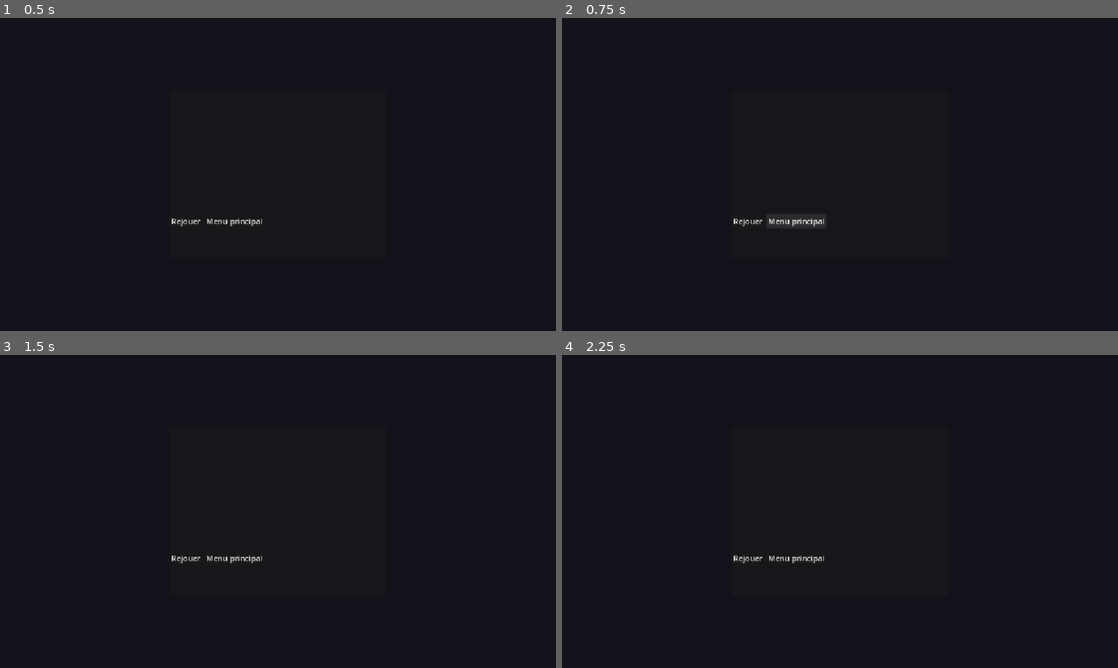
Above: before the commit, frames 1-4 (two rows, left to right).
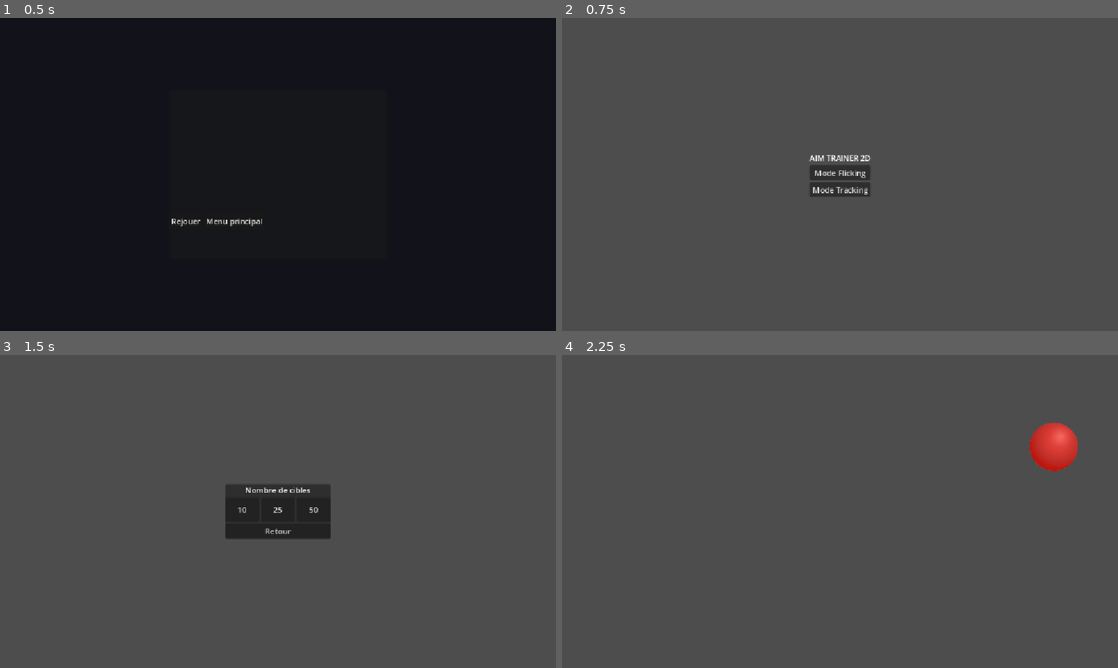
Above: after the commit, the same moments.

Repository: enflak3/trace-x
Game: Godot game, scene res://resultscreen.tscn
Two runs of this game, one before a commit and one after it. Both use one fixed random seed, a clock stepped at 60 frames per second and the inputs below. This scene is started directly instead of the project's main scene.
Inputs (mouse positions are in pixels of both pictures, inside the frame that each line leads up to):
- Up to frame 1 (0.5 s): no input
- Up to frame 2 (0.75 s): click "Menu principal" at 0.5 s
- Up to frame 3 (1.5 s): click (278, 508) at 1.25 s, where only the run after the commit has a clickable "Mode Flicking"
- Up to frame 4 (2.25 s): click (806, 508) at 2 s, where only the run after the commit has a clickable "10"

Frame 1 is identical in both runs. In frame 2, 99% of the frame differs, in the area x 0-100%, y 0-100%; in frame 3, 97%; in frame 4, 100%.

Commit message:
Correction main_menu.tscn
Correction du chargement et du parsing de la scène par Godot

Diff:
--- a/main_menu.tscn
+++ b/main_menu.tscn
@@ -1,8 +1,44 @@
-[node name="BtnBack" type="Button" parent="FlickSelectPanel/VBoxContainer" unique_id=1545175015]
+[gd_scene format=3 uid="uid://cs4vtsvd807ms"]
+
+[ext_resource type="Script" uid="uid://c614wg7dau8a8" path="res://main_menu.gd" id="1_06t4h"]
+
+[node name="MainMenu" type="Control"]
+layout_mode = 3
+anchors_preset = 15
+anchor_right = 1.0
+anchor_bottom = 1.0
+grow_horizontal = 2
+grow_vertical = 2
+script = ExtResource("1_06t4h")
+
+[node name="VBoxContainer" type="VBoxContainer" parent="."]
+layout_mode = 1
+anchors_preset = 8
+anchor_left = 0.5
+anchor_top = 0.5
+anchor_right = 0.5
+anchor_bottom = 0.5
+offset_left = -4.0
+offset_top = -23.5
+offset_right = 4.0
+offset_bottom = 23.5
+grow_horizontal = 2
+grow_vertical = 2
+
+[node name="Label" type="Label" parent="VBoxContainer"]
 layout_mode = 2
-text = "Retour"
+text = "AIM TRAINER 2D"
+horizontal_alignment = 1
 
-[node name="TrackingSelectPanel" type="PanelContainer" parent="." unique_id=754337959]
+[node name="BtnFlick" type="Button" parent="VBoxContainer"]
+layout_mode = 2
+text = "Mode Flicking"
+
+[node name="BtnTracking" type="Button" parent="VBoxContainer"]
+layout_mode = 2
+text = "Mode Tracking"
+
+[node name="FlickSelectPanel" type="PanelContainer" parent="."]
 visible = false
 layout_mode = 1
 anchors_preset = 8
@@ -17,31 +53,77 @@
 grow_horizontal = 2
 grow_vertical = 2
 
-[node name="VBoxContainer" type="VBoxContainer" parent="TrackingSelectPanel" unique_id=119927736]
+[node name="VBoxContainer" type="VBoxContainer" parent="FlickSelectPanel"]
 layout_mode = 2
 
-[node name="Choisir la difficulté" type="Label" parent="TrackingSelectPanel/VBoxContainer" unique_id=454209459]
+[node name="Nombre de cibles" type="Label" parent="FlickSelectPanel/VBoxContainer"]
 layout_mode = 2
+text = "Nombre de cibles"
 horizontal_alignment = 1
 
-[node name="HBoxContainer" type="HBoxContainer" parent="TrackingSelectPanel/VBoxContainer" unique_id=917055339]
+[node name="HBoxContainer" type="HBoxContainer" parent="FlickSelectPanel/VBoxContainer"]
 layout_mode = 2
 
-[node name="BtnEasy" type="Button" parent="TrackingSelectPanel/VBoxContainer/HBoxContainer" unique_id=630816648]
+[node name="Btn10" type="Button" parent="FlickSelectPanel/VBoxContainer/HBoxContainer"]
+custom_minimum_size = Vector2(70, 50)
+layout_mode = 2
+text = "10"
+
+[node name="Btn25" type="Button" parent="FlickSelectPanel/VBoxContainer/HBoxContainer"]
+custom_minimum_size = Vector2(70, 50)
+layout_mode = 2
+text = "25"
+
+[node name="Btn50" type="Button" parent="FlickSelectPanel/VBoxContainer/HBoxContainer"]
+custom_minimum_size = Vector2(70, 50)
+layout_mode = 2
+text = "50"
+
+[node name="BtnBack" type="Button" parent="FlickSelectPanel/VBoxContainer"]
+layout_mode = 2
+text = "Retour"
+
+[node name="TrackingSelectPanel" type="PanelContainer" parent="."]
+visible = false
+layout_mode = 1
+anchors_preset = 8
+anchor_left = 0.5
+anchor_top = 0.5
+anchor_right = 0.5
+anchor_bottom = 0.5
+offset_left = -20.0
+offset_top = -20.0
+offset_right = 20.0
+offset_bottom = 20.0
+grow_horizontal = 2
+grow_vertical = 2
+
+[node name="VBoxContainer" type="VBoxContainer" parent="TrackingSelectPanel"]
+layout_mode = 2
+
+[node name="Choisir la difficulte" type="Label" parent="TrackingSelectPanel/VBoxContainer"]
+layout_mode = 2
+text = "Choisir la difficulté"
+horizontal_alignment = 1
+
+[node name="HBoxContainer" type="HBoxContainer" parent="TrackingSelectPanel/VBoxContainer"]
+layout_mode = 2
+
+[node name="BtnEasy" type="Button" parent="TrackingSelectPanel/VBoxContainer/HBoxContainer"]
 custom_minimum_size = Vector2(70, 50)
 layout_mode = 2
 text = "Facile"
 
-[node name="BtnMedium" type="Button" parent="TrackingSelectPanel/VBoxContainer/HBoxContainer" unique_id=1748932631]
+[node name="BtnMedium" type="Button" parent="TrackingSelectPanel/VBoxContainer/HBoxContainer"]
 custom_minimum_size = Vector2(70, 50)
 layout_mode = 2
 text = "Moyen"
 
-[node name="BtnHard" type="Button" parent="TrackingSelectPanel/VBoxContainer/HBoxContainer" unique_id=997447766]
+[node name="BtnHard" type="Button" parent="TrackingSelectPanel/VBoxContainer/HBoxContainer"]
 custom_minimum_size = Vector2(70, 50)
 layout_mode = 2
 text = "Difficile"
 
-[node name="BtnBack" type="Button" parent="TrackingSelectPanel/VBoxContainer" unique_id=1768869080]
+[node name="BtnBack" type="Button" parent="TrackingSelectPanel/VBoxContainer"]
 layout_mode = 2
 text = "Retour"
--- a/project.godot
+++ b/project.godot
@@ -11,7 +11,7 @@
 [application]
 
 config/name="trace-x"
-run/main_scene="uid://cs4vtsvd807ms"
+run/main_scene="res://main_menu.tscn"
 config/features=PackedStringArray("4.7", "GL Compatibility")
 config/icon="res://icon.svg"
 
